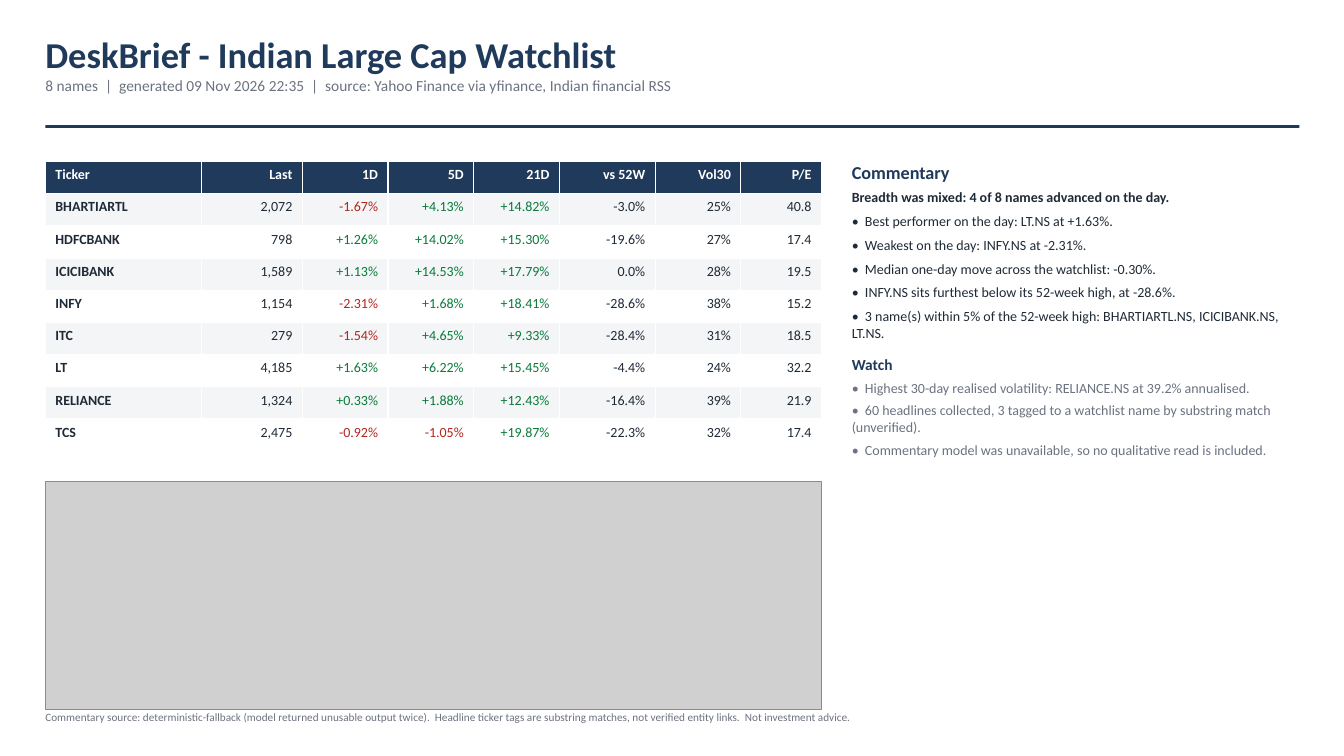
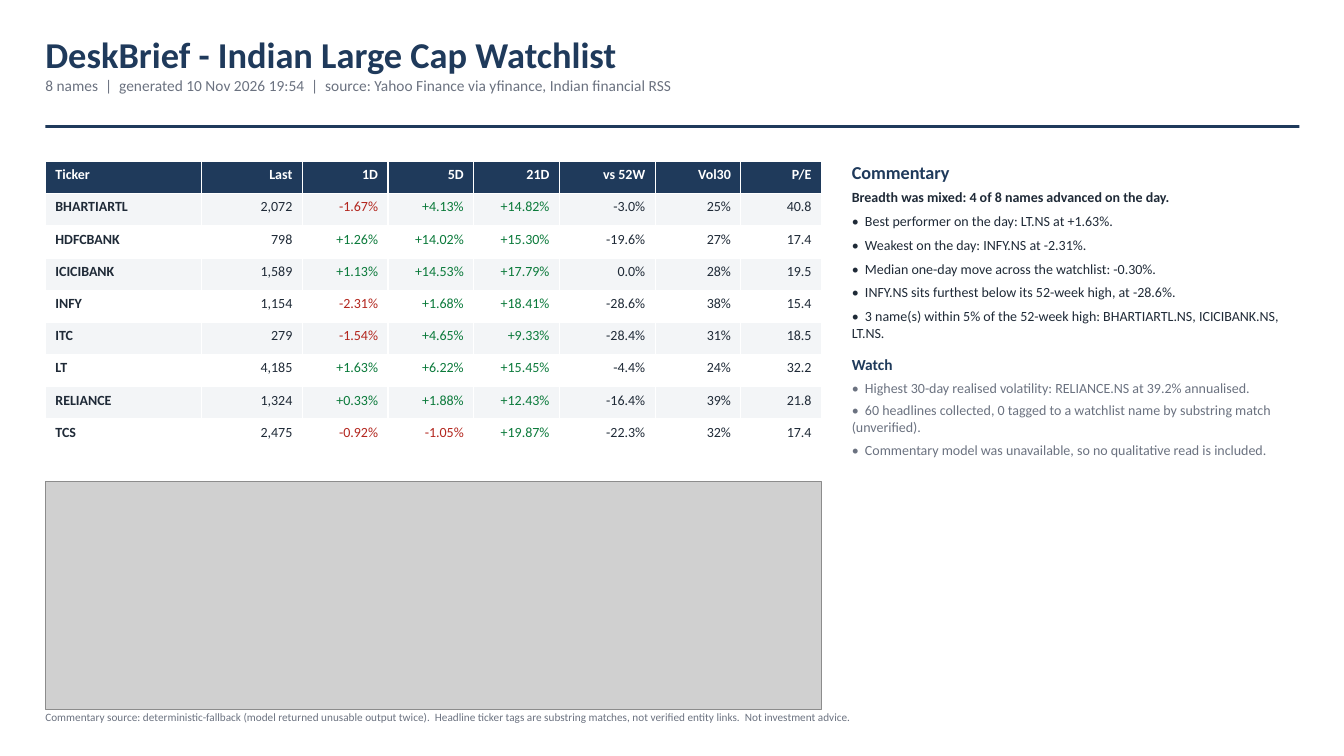
Before and after one commit to Deepak-Sethiii/deskbrief, a slide deck: slide 1 of public/deskbrief.pptx. Drawn at 1344x756 pixels with LibreOffice and Linux fonts; fonts in the diff are those of the drawing; grey boxes stand for pictures. Boxes give left, top, right and bottom in pixels: in the first picture for what was removed or moved away, otherwise in the second. Text is boxed around its words. In the diff, an @@ line names an element or a change of style, - is before the commit and + after.

```diff
--- a/public/deskbrief.pptx
+++ b/public/deskbrief.pptx
@@ text at [45,80,671,94]: text changed @@
-8 names | generated 09 Nov 2026 22:35 | source: Yahoo Finance via yfinance, Indian financial RSS
+8 names | generated 10 Nov 2026 19:54 | source: Yahoo Finance via yfinance, Indian financial RSS
@@ table at [45,161,822,452] @@
-row 5, column 8: 15.2
+row 5, column 8: 15.4
-row 8, column 8: 21.9
+row 8, column 8: 21.8
@@ text at [852,405,1270,434]: text changed @@
-• 60 headlines collected, 3 tagged to a watchlist name by substring match (unverified).
+• 60 headlines collected, 0 tagged to a watchlist name by substring match (unverified).
```
Also in this commit, not shown: 4 other files.
